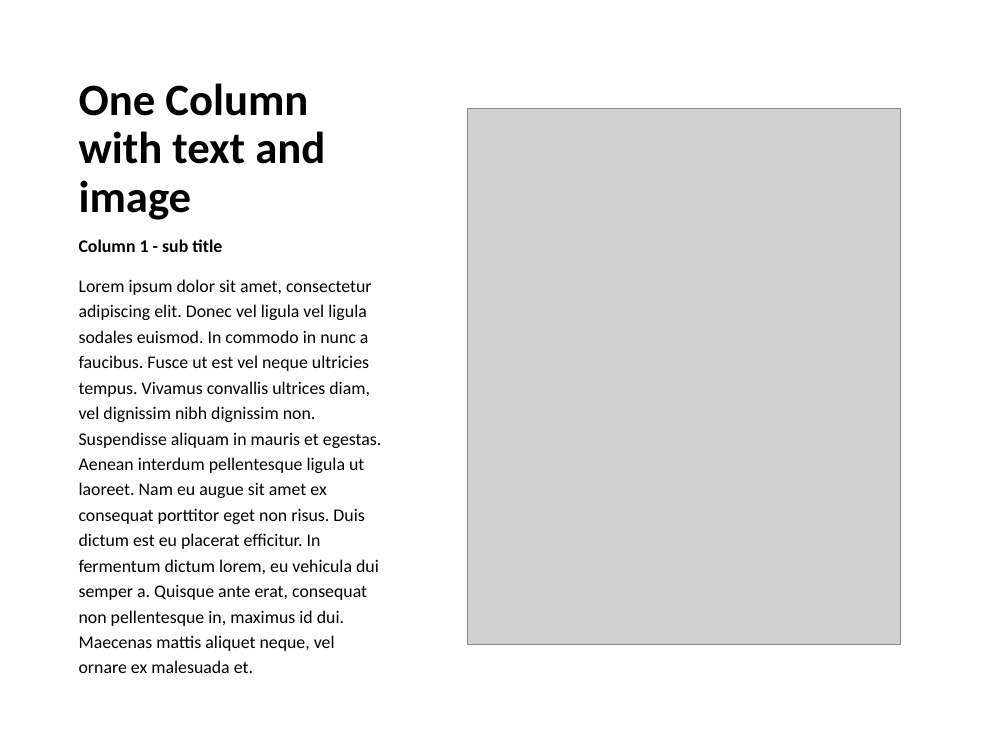
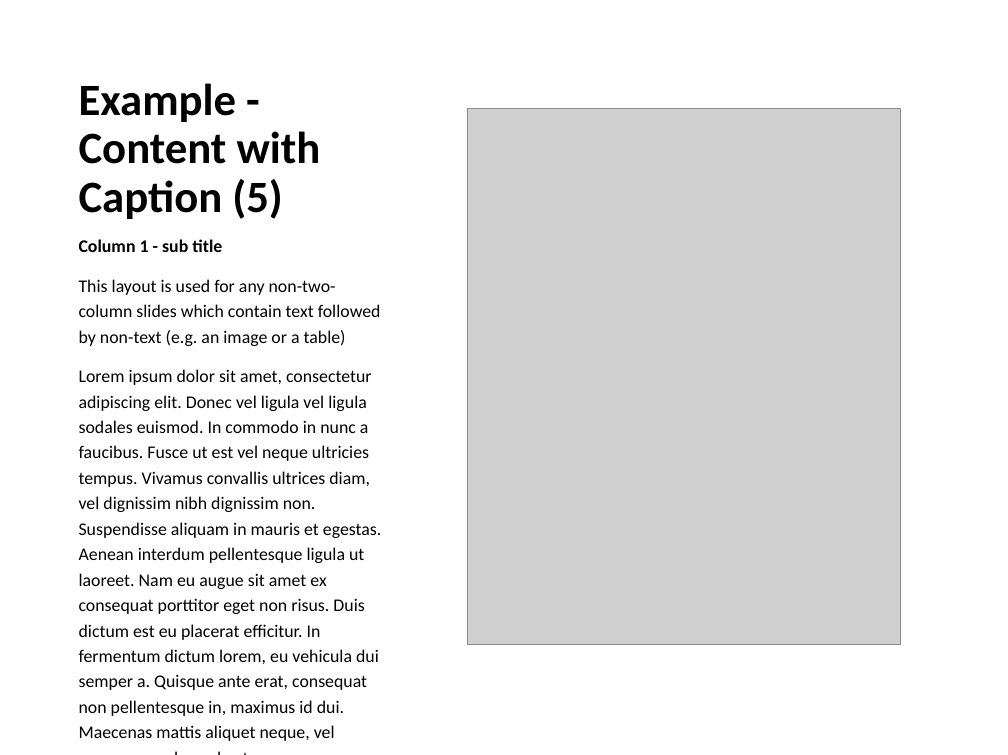
Before and after one commit to vcu-ssg/ssg-vcu-bofa-sandbox, a slide deck: slide 5 of study1.pptx (slide 2 before the commit). Drawn at 1008x755 pixels with LibreOffice and Linux fonts; fonts in the diff are those of the drawing; grey boxes stand for pictures. Boxes give left, top, right and bottom in pixels: in the first picture for what was removed or moved away, otherwise in the second. Text is boxed around its words. In the diff, an @@ line names an element or a change of style, - is before the commit and + after.

```diff
--- a/study1.pptx
+++ b/study1.pptx
@@ title at bbox=[79, 83, 321, 219]: text changed @@
-One Column with text and image
+Example - Content with Caption (5)
@@ text at bbox=[79, 279, 381, 346]: paragraph added @@
+This layout is used for any non-two-column slides which contain text followed by non-text (e.g. an image or a table)
```
Also in this commit, not shown: 5 other slides changed, 4 slides added, 1 other file.
